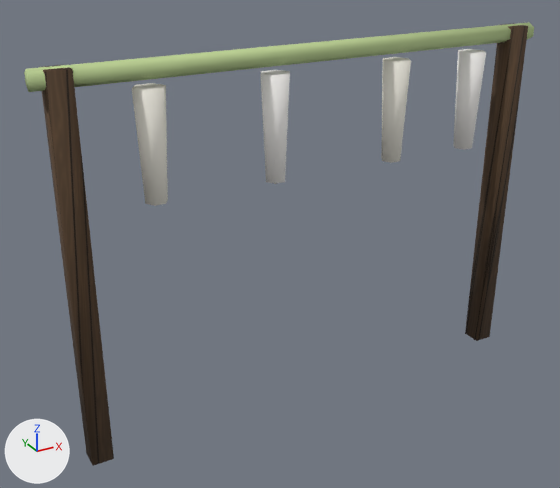
The glTF model assets/models/drying_rack.glb: old version first, new version second.
Rendered twice from a 50 mm camera at (-1.27, -2.06, 1.64) aimed at (-0.11, 0.04, 0.58). Every picture has the same lights, and +X, +Y and +Z are marked at lower left. The picture after the commit comes second.

The scene before the commit, as lines of its bpy script (objects in view):
```python
me_geometry_0 = bpy.data.meshes.new('geometry_0')
me_geometry_0.from_pydata(...)  # a box spanning x -0.83..-0.76, y -0.04..0.04, z 0.0..1.25; a box spanning x 0.76..0.83, y -0.04..0.04, z 0.0..1.25
me_geometry_0.materials.append(mat_tex_wood_old)  # picture img_image_0
me_geometry_1 = bpy.data.meshes.new('geometry_1')
me_geometry_1.from_pydata(...)  # a 6-sided cylinder along x spanning x -0.88..0.88, y -0.03..0.03, z 1.19..1.25; a 6-sided cut cone along z (radius 0.03 at the low end, 0.05 at the high end) spanning x -0.6..-0.5, y -0.04..0.04, z 0.83..1.17; a 6-sided cut cone along z (radius 0.04 at the low end, 0.05 at the high end) spanning x -0.2..-0.1, y -0.04..0.04, z 0.83..1.17; a 6-sided cut cone along z (radius 0.04 at the low end, 0.05 at the high end) spanning x 0.25..0.35, y -0.04..0.04, z 0.83..1.17; a 6-sided cut cone along z (radius 0.03 at the low end, 0.05 at the high end) spanning x 0.57..0.67, y -0.04..0.04, z 0.83..1.17
me_geometry_1.materials.append(mat_vc_mat)
ob_geometry_0 = bpy.data.objects.new('geometry_0', me_geometry_0)
ob_geometry_0.location = (0.0, 0.0, 0.0)
ob_geometry_1 = bpy.data.objects.new('geometry_1', me_geometry_1)
ob_geometry_1.location = (0.0, 0.0, 0.0)
```
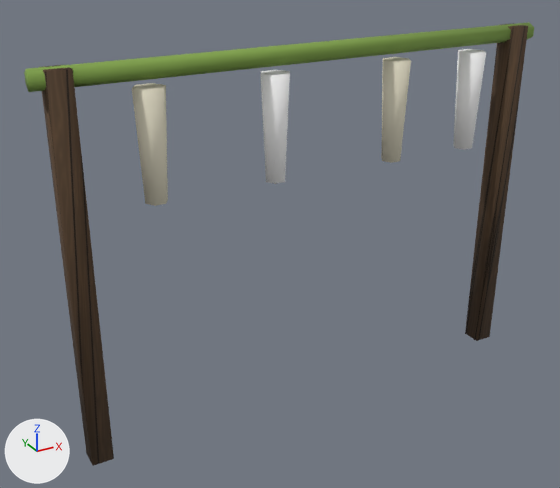
What differs and where, as boxes (x1, y1, x2, y2) in the pictures (560 x 488 px):
part 1 of me_geometry_1, recoloured: (132, 57, 411, 206) in both
part 2 of me_geometry_1, recoloured (darker): (24, 22, 534, 92) in both

Edits to the bpy script that builds the scene:
```text
Change me_geometry_1:
    where me_geometry_1.from_pydata(...)  # 70 vertices, 120 faces; spans x -0.88..0.88, y -0.04..0.04, z 0.83..1.25
    used by ob_geometry_1; location = (0.0, 0.0, 0.0)
    me_geometry_1 part 1: 48 faces centred in x -0.59..0.34, y -0.04..0.04, z 0.83..1.17 are repainted in the vertex colours; the middle colour goes from white #f5f2e7 to pale yellow #e8e2cb
    me_geometry_1 part 2: 24 faces centred in x -0.88..0.88, y -0.03..0.03, z 1.2..1.25 are repainted in the vertex colours; the middle colour goes from green #bbd093 to green #7fa049
```
